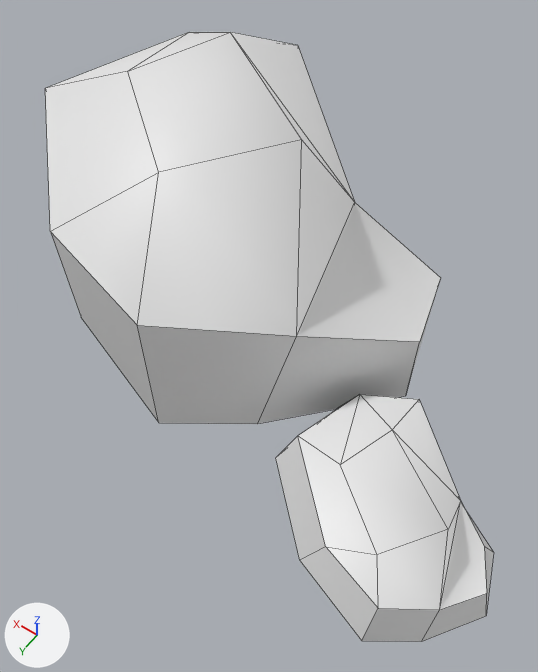
The OBJ model Game/GGJ18_Game01/Assets/Graphics/Meshes/Environment_02/stone_02_05.obj: old version first, new version second.
Both versions are drawn from a camera (50 mm lens) standing at (-0.52, 0.766, 1.119) and looking at (-0.059, 0.121, 0.106). Every picture has the same lights, and +X, +Y and +Z are marked at lower left. Mesh edges are drawn as thin lines. Where no turn or scale is listed for an object, it has been applied to the vertices.

The first picture shows 'stone_02_05'.
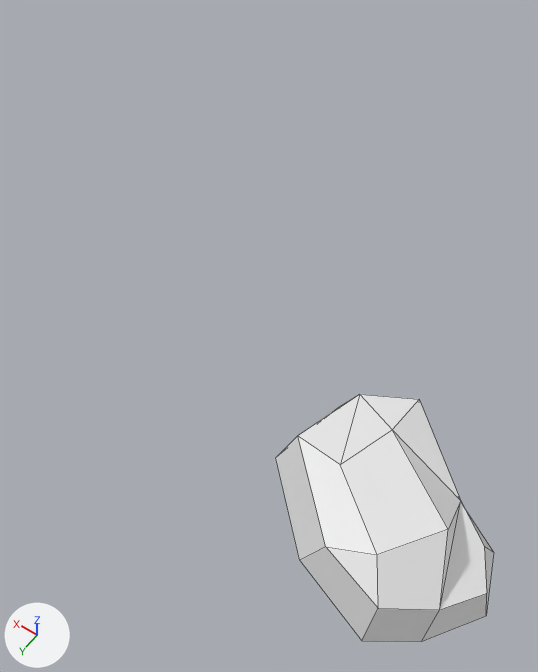
Patch to the scene script:
```diff
--- a/Game/GGJ18_Game01/Assets/Graphics/Meshes/Environment_02/stone_02_05.obj.py
+++ b/Game/GGJ18_Game01/Assets/Graphics/Meshes/Environment_02/stone_02_05.obj.py
@@ me_stone_02_05 @@
 # used by ob_stone_02_05; location = (0.0, 0.0, 0.0)
-me_stone_02_05.from_pydata(...)  # 44 vertices, 40 faces; spans x -0.575..0.575, y -0.43..0.43, z 0.0..0.419
+me_stone_02_05.from_pydata(...)  # 22 vertices, 20 faces; spans x -0.575..-0.172, y 0.052..0.43, z 0.0..0.115
+# me_stone_02_05 part 1: the loose piece of 22 vertices spanning x -0.289..0.575, y -0.43..0.322, z 0.0..0.419 is deleted
+# me_stone_02_05 part 2: the surface is now shaded flat
```

Location of each change, [x1, y1, x2, y2] in pixels of the pictures (538 x 672 px):
'stone_02_05', reshaped (51% narrower, 59% shorter): before [45, 32, 493, 642]; after [276, 394, 493, 642]
part 1 of me_stone_02_05, deleted: before [45, 32, 441, 424]
